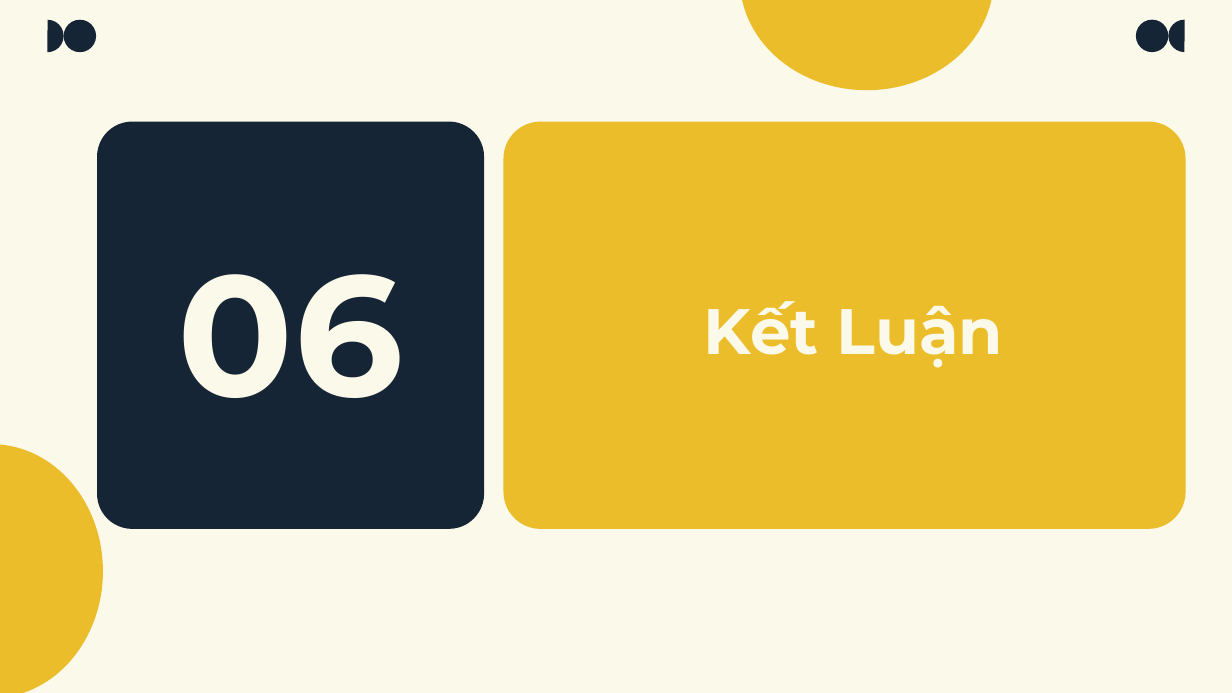
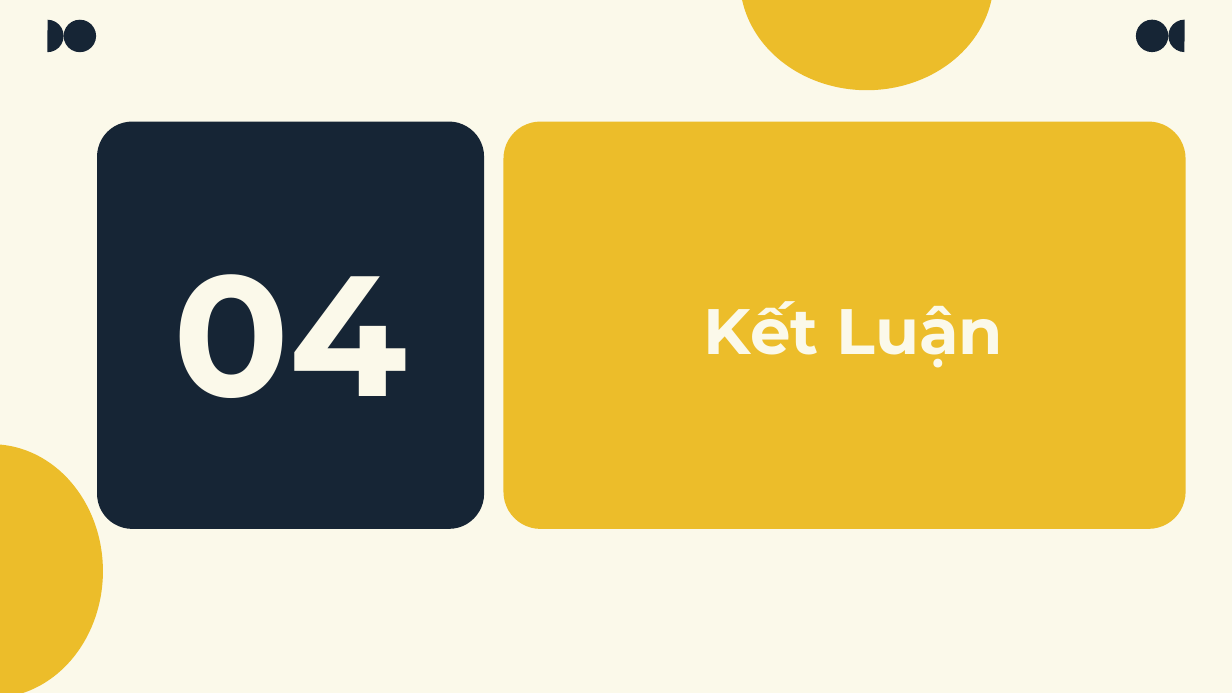
Before and after one commit to TorunoCode/KLTN, a slide deck: slide 26 of PhanThanhLam_TranTienPhat_NguyenHuuDucThanh.pptx (slide 28 before the commit). Drawn at 1232x693 pixels with LibreOffice and Linux fonts; fonts in the diff are those of the drawing. Boxes give left, top, right and bottom in pixels: in the first picture for what was removed or moved away, otherwise in the second. Text is boxed around its words. In the diff, an @@ line names an element or a change of style, - is before the commit and + after.

```diff
--- a/PhanThanhLam_TranTienPhat_NguyenHuuDucThanh.pptx
+++ b/PhanThanhLam_TranTienPhat_NguyenHuuDucThanh.pptx
@@ title at bbox=[174, 274, 408, 398]: text changed @@
-06
+04
```
Also in this commit, not shown: 16 other slides changed, 1 slide added, 2 slides removed.
